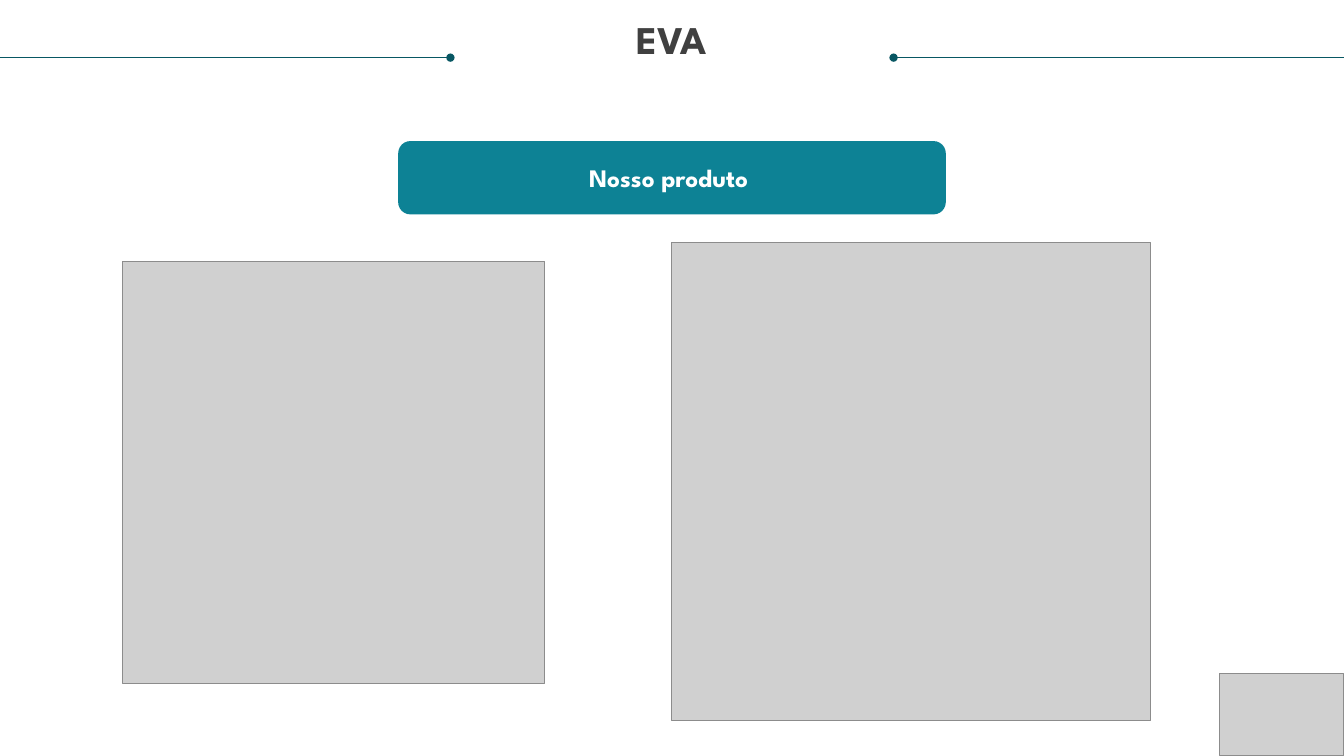
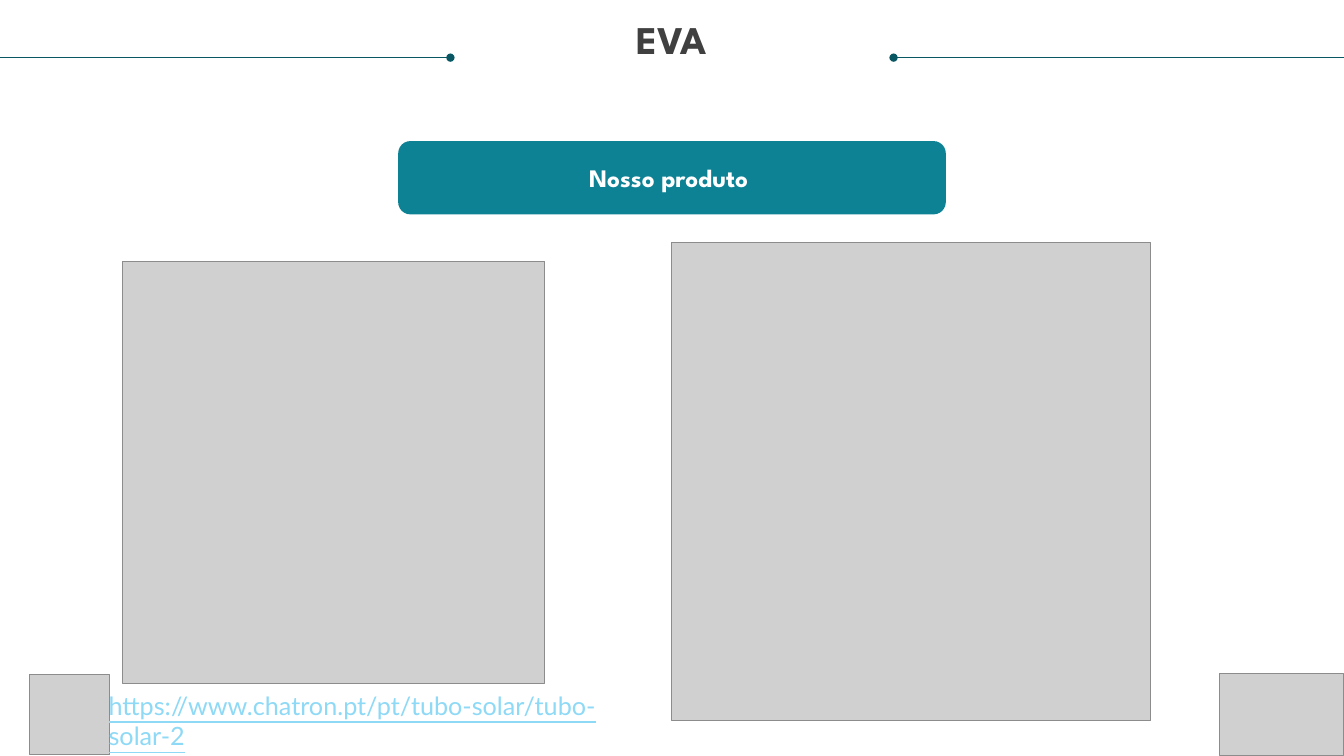
Before and after one commit to YuriJVedovate/EVA_projeto, a slide deck: slide 7 of APRESENTAÇÃO/Sprint 1 ATUALIZADO 1 [Salvo automaticamente].pptx. Drawn at 1344x756 pixels with LibreOffice and Linux fonts; fonts in the diff are those of the drawing; grey boxes stand for pictures. Boxes give left, top, right and bottom in pixels: in the first picture for what was removed or moved away, otherwise in the second. Text is boxed around its words. In the diff, an @@ line names an element or a change of style, - is before the commit and + after.

```diff
--- a/APRESENTAÇÃO/Sprint 1 ATUALIZADO 1 [Salvo automaticamente].pptx
+++ b/APRESENTAÇÃO/Sprint 1 ATUALIZADO 1 [Salvo automaticamente].pptx
@@ picture added at (30,675,110,754) @@
@@ text added at (109,694,596,750), 18 pt, text #8ED9F6, underline @@
+https://www.chatron.pt/pt/tubo-solar/tubo-solar-2
```
Also in this commit, not shown: 2 other slides changed, 1 other file.
